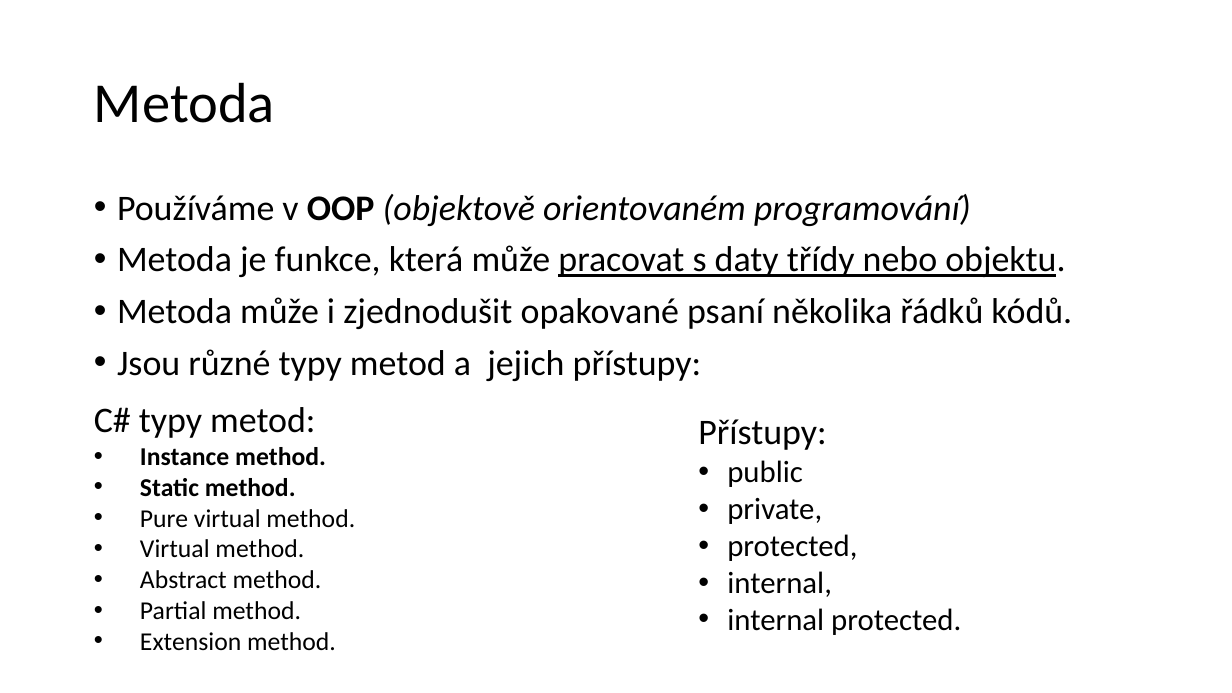
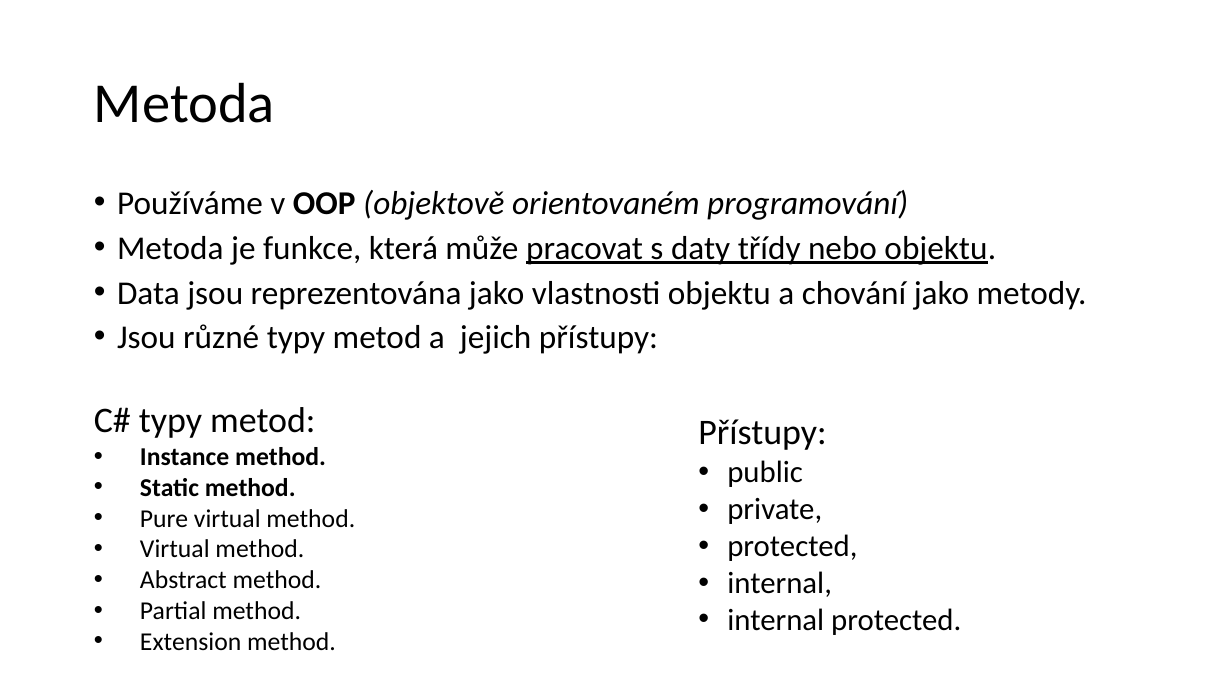
Before and after one commit to KubMakCZ/awesome-didaktika-programovani, a slide deck: slide 2 of metody.pptx. Drawn at 1232x693 pixels with LibreOffice and Linux fonts; fonts in the diff are those of the drawing. Boxes give left, top, right and bottom in pixels: in the first picture for what was removed or moved away, otherwise in the second. Text is boxed around its words. In the diff, an @@ line names an element or a change of style, - is before the commit and + after.

```diff
--- a/metody.pptx
+++ b/metody.pptx
@@ text at (117,190,996,354): size 28 to 25.9 pt in "Používáme v OOP (objektově orientovaném programování)", "Metoda je funkce, která může pracovat s ...", "Jsou různé typy metod a jejich přístupy:"; line spacing 0.9 to 0.8 @@
@@ text at (117,281,1087,310): text changed; size 28 to 25.9 pt @@
-• Metoda může i zjednodušit opakované psaní několika řádků kódů.
+• Data jsou reprezentována jako vlastnosti objektu a chování jako metody.
```
Also in this commit, not shown: 1 other slide changed, 2 slides added.
